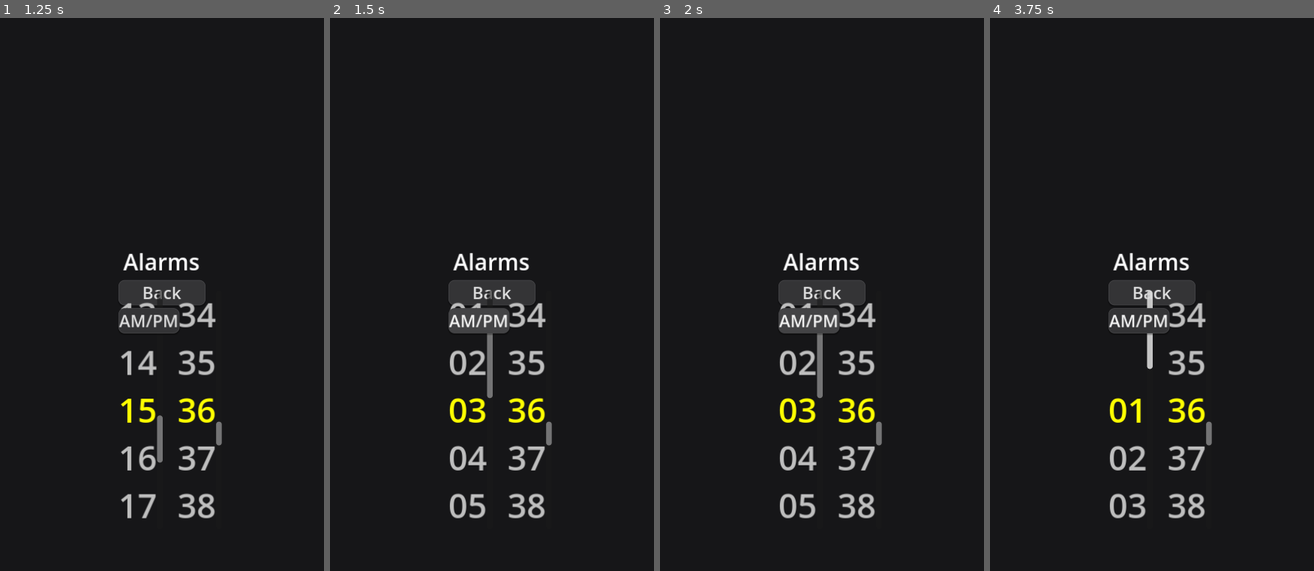
Above: before the commit, frames 1-4 (left to right).
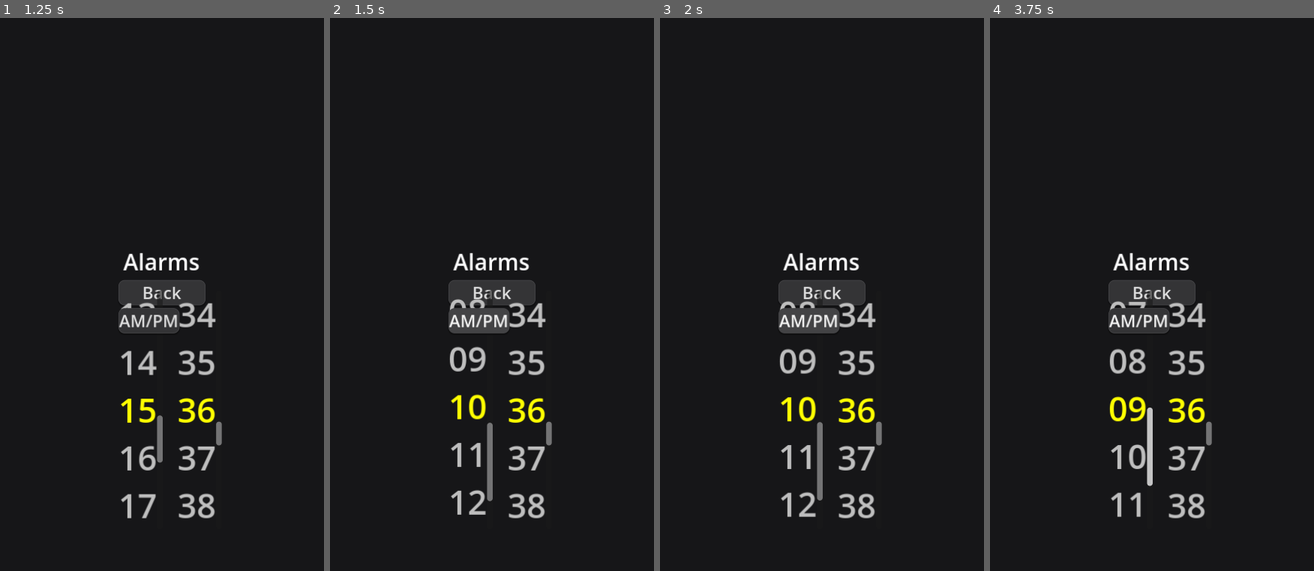
Above: after the commit, the same moments.

Repository: IrregularCelery/wakeuptcha
Game: Godot game, scene res://scenes/main.tscn
Same seed, same stepped clock (60 frames per second), same inputs: the game is played once before the commit and once after it.
Inputs:
- Up to frame 1 (1.25 s): click "+" at 0.5 s
- Up to frame 2 (1.5 s): click "AM/PM" at 1.25 s
- Up to frame 3 (2 s): no input
- Up to frame 4 (3.75 s): click "AM/PM" at 2 s; click "AM/PM" at 2.75 s; click "Back" at 3.5 s

Frame 1 is identical in both runs. In frame 2, 2.0% of the frame differs, in the area x 36-51%, y 50-91%; in frame 3, 1.7%; in frame 4, 1.7%.

Commit message:
Change the `NumberWheel` widget's snapping smoothness to use a tween

Diff:
--- a/widgets/number_wheel.tscn
+++ b/widgets/number_wheel.tscn
@@ -39,6 +39,7 @@
 	if is_refreshing:
 		return
 
+
 	var current = roundi(scroll_vertical / item_height)
 
 	if index != current:
@@ -47,7 +48,7 @@
 
 		changed.emit(selected)
 
-	_snap_to_nearest(delta)
+	_snap_to_nearest()
 
 
 func create_items():
@@ -124,7 +125,7 @@
 	return dummy
 
 
-func _snap_to_nearest(delta: float):
+func _snap_to_nearest():
 	var selected_item: Label = items[index]
 	selected_item.add_theme_color_override(\"font_color\", Color.YELLOW)
 
@@ -147,8 +148,11 @@
 			\"font_color\", Color.GRAY
 		)
 
-	scroll_vertical = lerp(scroll_vertical,
-		index * int(item_height), delta * 10.0)
+	var tween = create_tween()
+	tween.set_trans(Tween.TRANS_CUBIC)
+	tween.set_ease(Tween.EASE_OUT)
+
+	tween.tween_property(self, \"scroll_vertical\", index * int(item_height), 0.5)
 "
 
 [node name="NumberWheel" type="ScrollContainer"]
